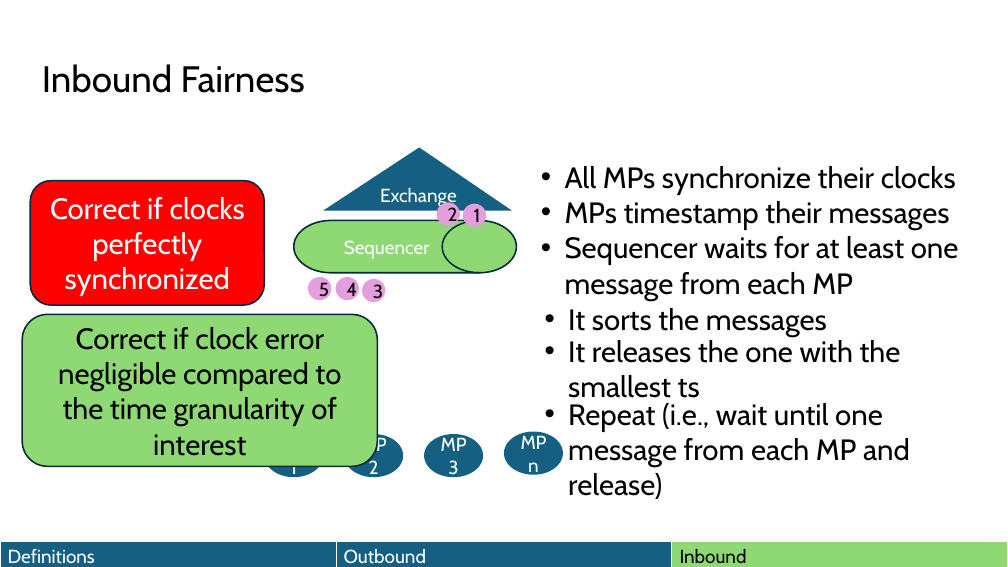
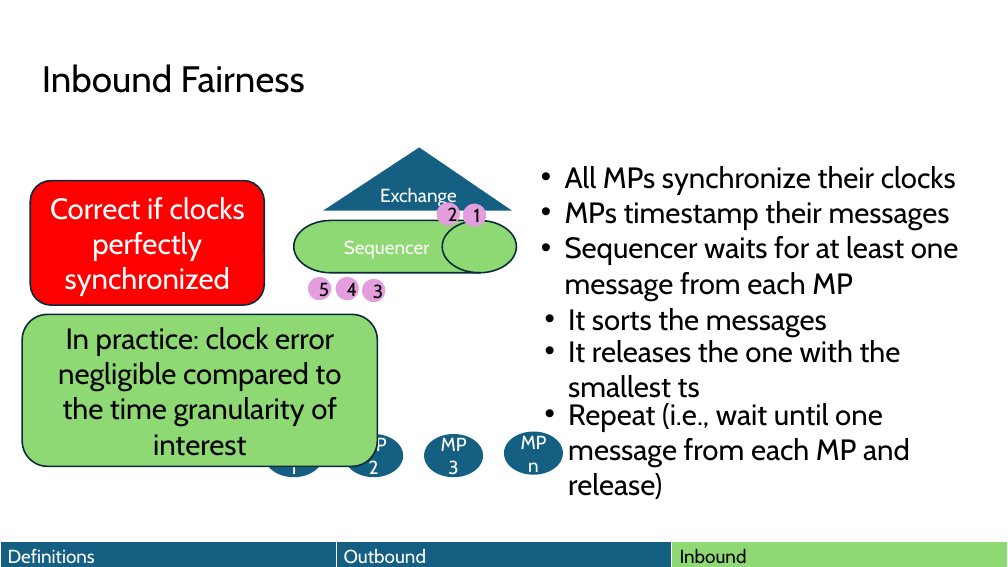
Before and after one commit to HaseebLUMS/Onyx-Presentation, a slide deck: slide 89 of thesis-latency-fairness.pptx. Drawn at 1008x567 pixels with LibreOffice and Linux fonts; fonts in the diff are those of the drawing. Boxes give left, top, right and bottom in pixels: in the first picture for what was removed or moved away, otherwise in the second. Text is boxed around its words. In the diff, an @@ line names an element or a change of style, - is before the commit and + after.

Commit message:
updated

```diff
--- a/thesis-latency-fairness.pptx
+++ b/thesis-latency-fairness.pptx
@@ text in rounded rectangle at <box>58,327,341,456</box>: text changed @@
-Correct if clock error negligible compared to the time granularity of interest
+In practice: clock error negligible compared to the time granularity of interest
```
Also in this commit, not shown: 8 other slides changed.
